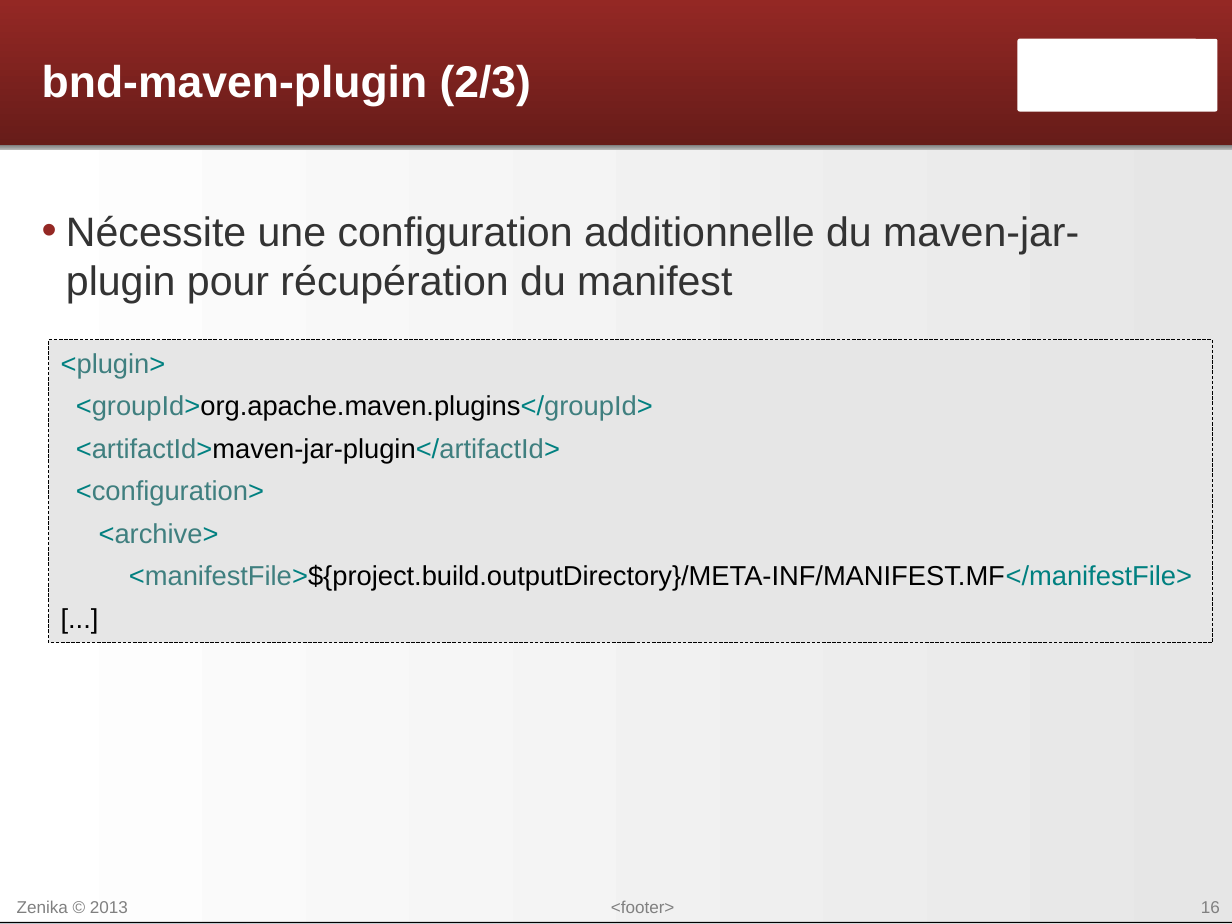
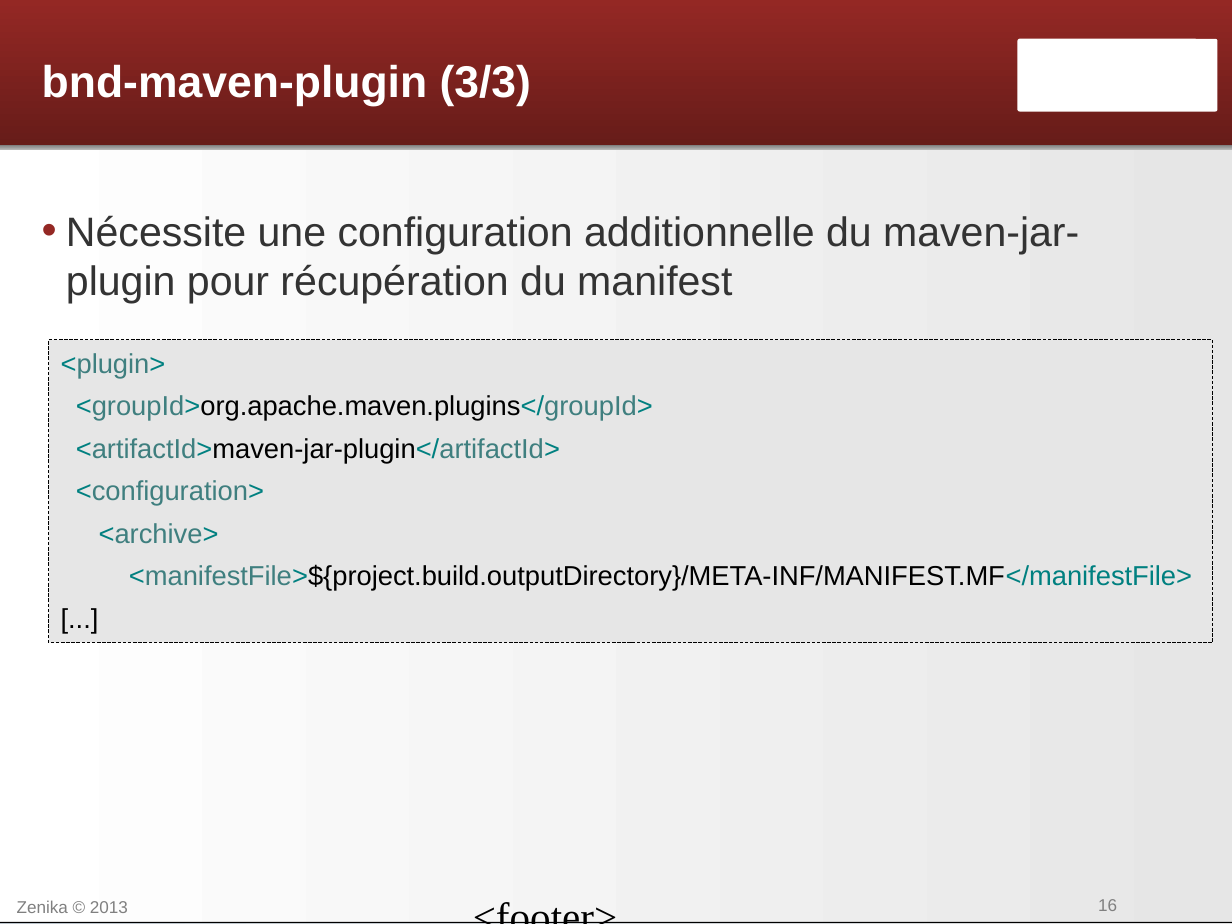
Before and after one commit to Zenika-Training/formation-osgi, a slide deck: slide 16 of SVN/OSGi - 11 - Industrialisation.odp. Drawn at 1232x924 pixels with LibreOffice and Linux fonts; fonts in the diff are those of the drawing; background and template pictures are left out. Boxes give left, top, right and bottom in pixels: in the first picture for what was removed or moved away, otherwise in the second. Text is boxed around its words. In the diff, an @@ line names an element or a change of style, - is before the commit and + after.

Commit message:
Correction du numéro dans le titre du 3eme slide de présentation du bnd-maven-plugin

```diff
--- a/SVN/OSGi - 11 - Industrialisation.odp
+++ b/SVN/OSGi - 11 - Industrialisation.odp
@@ title at box(42, 64, 531, 107): text changed @@
-bnd-maven-plugin (2/3)
+bnd-maven-plugin (3/3)
@@ text "<footer>" at box(461, 891, 824, 912): size 10 to 24 pt, font Arial to Times New Roman, text colour #808080 to #000000; alignment centre to left; line spacing 1 to 0.9 @@
@@ page number at box(1098, 899, 1117, 911): alignment right to left; line spacing 1 to 0.9; less space between paragraphs @@
```
Also in this commit, not shown: 25 other slides changed.
